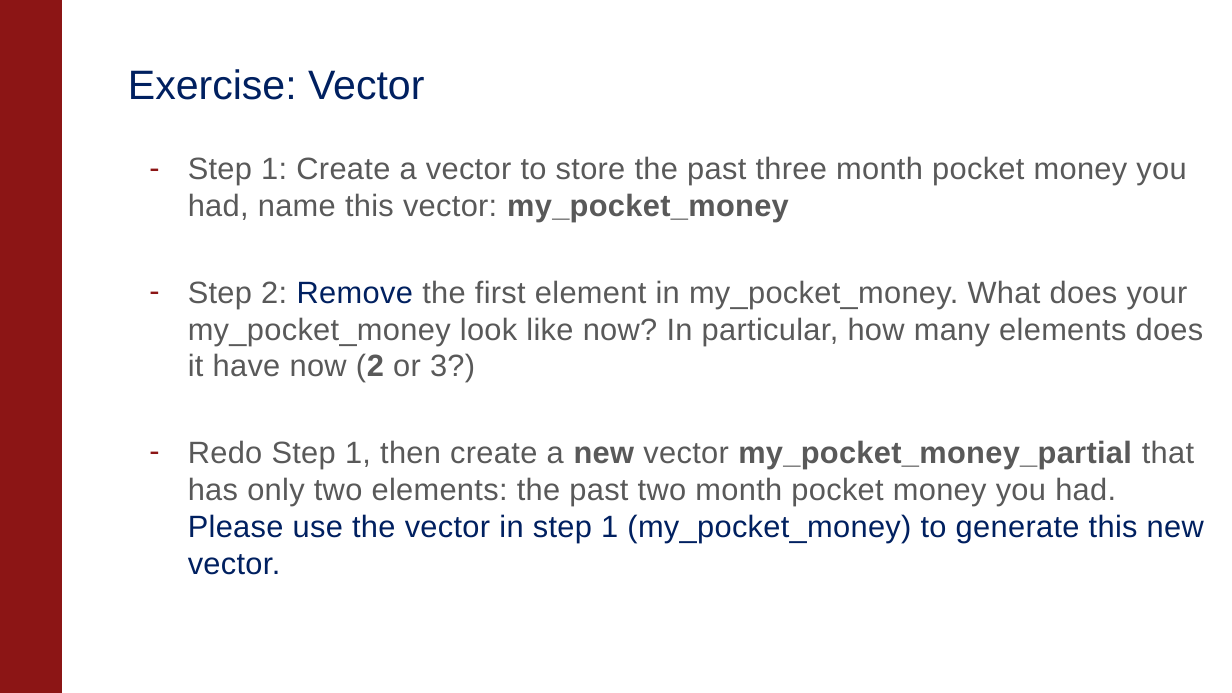
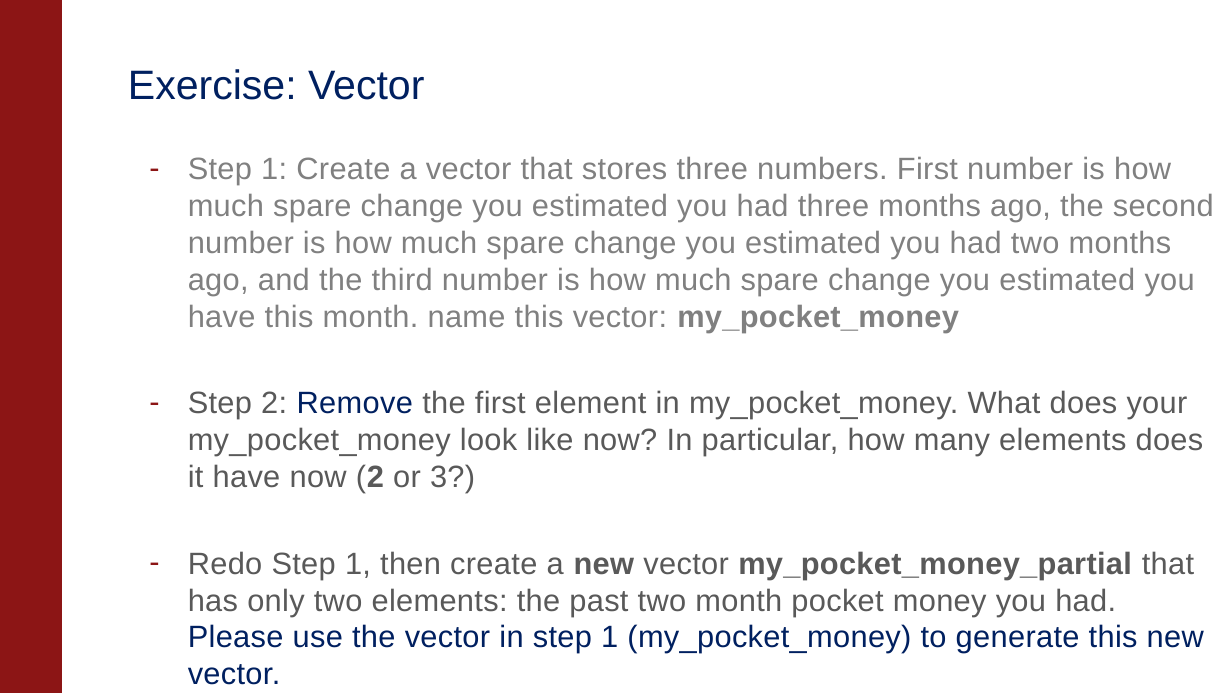
Before and after one commit to kaipingchen/com106-206-TA, a slide deck: slide 10 of KaipingAdina's Section Material/Intro Section/IntroSection.pptx. Drawn at 1232x693 pixels with LibreOffice and Linux fonts; fonts in the diff are those of the drawing; background and template pictures are left out. Boxes give left, top, right and bottom in pixels: in the first picture for what was removed or moved away, otherwise in the second. Text is boxed around its words. In the diff, an @@ line names an element or a change of style, - is before the commit and + after.

```diff
--- a/KaipingAdina's Section Material/Intro Section/IntroSection.pptx
+++ b/KaipingAdina's Section Material/Intro Section/IntroSection.pptx
@@ text at bbox=[188, 156, 1214, 333]: text changed; text colour #595959 to #808080 @@
-– Step 1: Create a vector to store the past three month pocket money you had, name this vector: my_pocket_money
+– Step 1: Create a vector that stores three numbers. First number is how much spare change you estimated you had three months ago, the second number is how much spare change you estimated you had two months ago, and the third number is how much spare change you estimated you have this month. name this vector: my_pocket_money
```
Also in this commit, not shown: 1 other slide changed.
